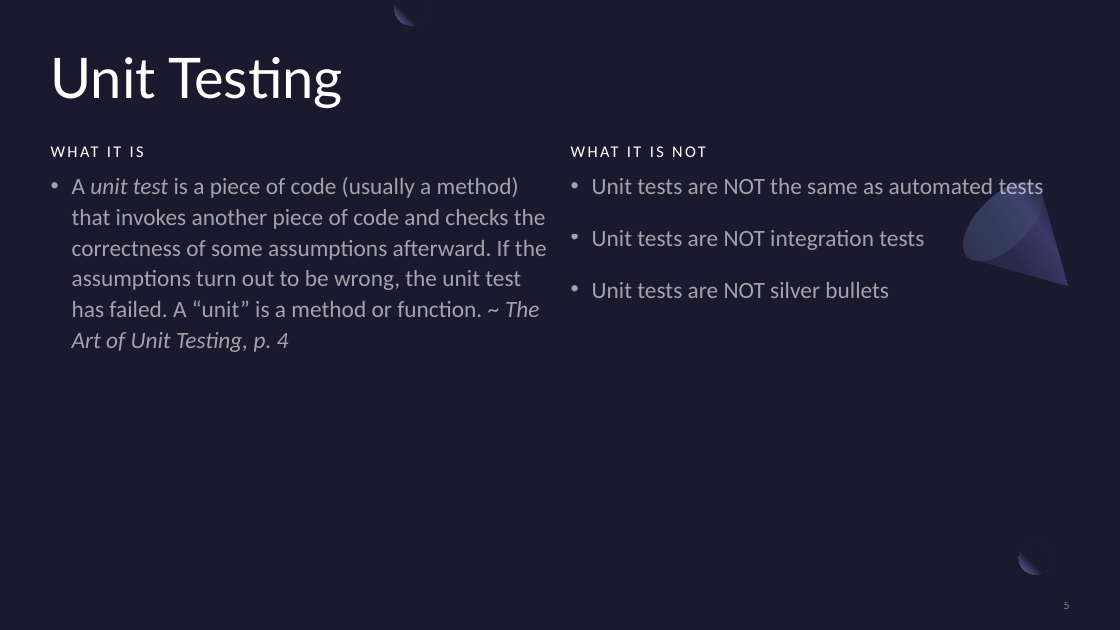
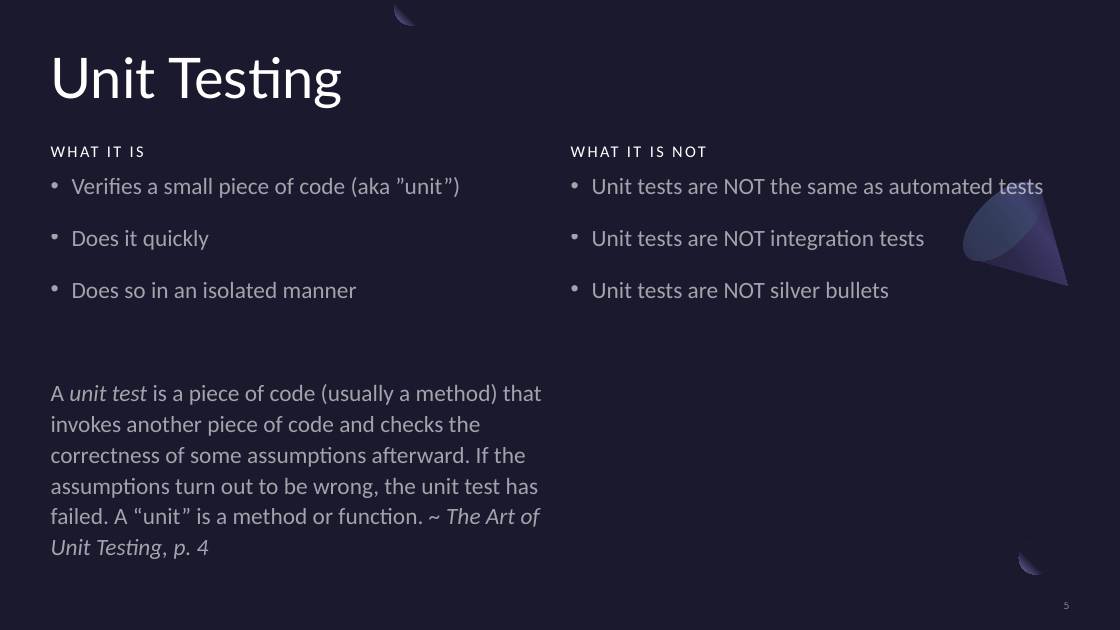
Before and after one commit to Three97/UnitTestingPresentation, a slide deck: slide 5 of PowerPoint/UnitTestingInCSharp.pptx. Drawn at 1120x630 pixels with LibreOffice and Linux fonts; fonts in the diff are those of the drawing. Boxes give left, top, right and bottom in pixels: in the first picture for what was removed or moved away, otherwise in the second. Text is boxed around its words. In the diff, an @@ line names an element or a change of style, - is before the commit and + after.

```diff
--- a/PowerPoint/UnitTestingInCSharp.pptx
+++ b/PowerPoint/UnitTestingInCSharp.pptx
@@ text at (72, 177, 460, 298): paragraphs added @@
+• Verifies a small piece of code (aka ”unit”)
+• Does it quickly
+• Does so in an isolated manner
@@ text at (51, 384, 542, 559): bullet • to none @@
```
Also in this commit, not shown: 7 other slides changed, 6 slides added, 5 slides removed, 1 other file.
